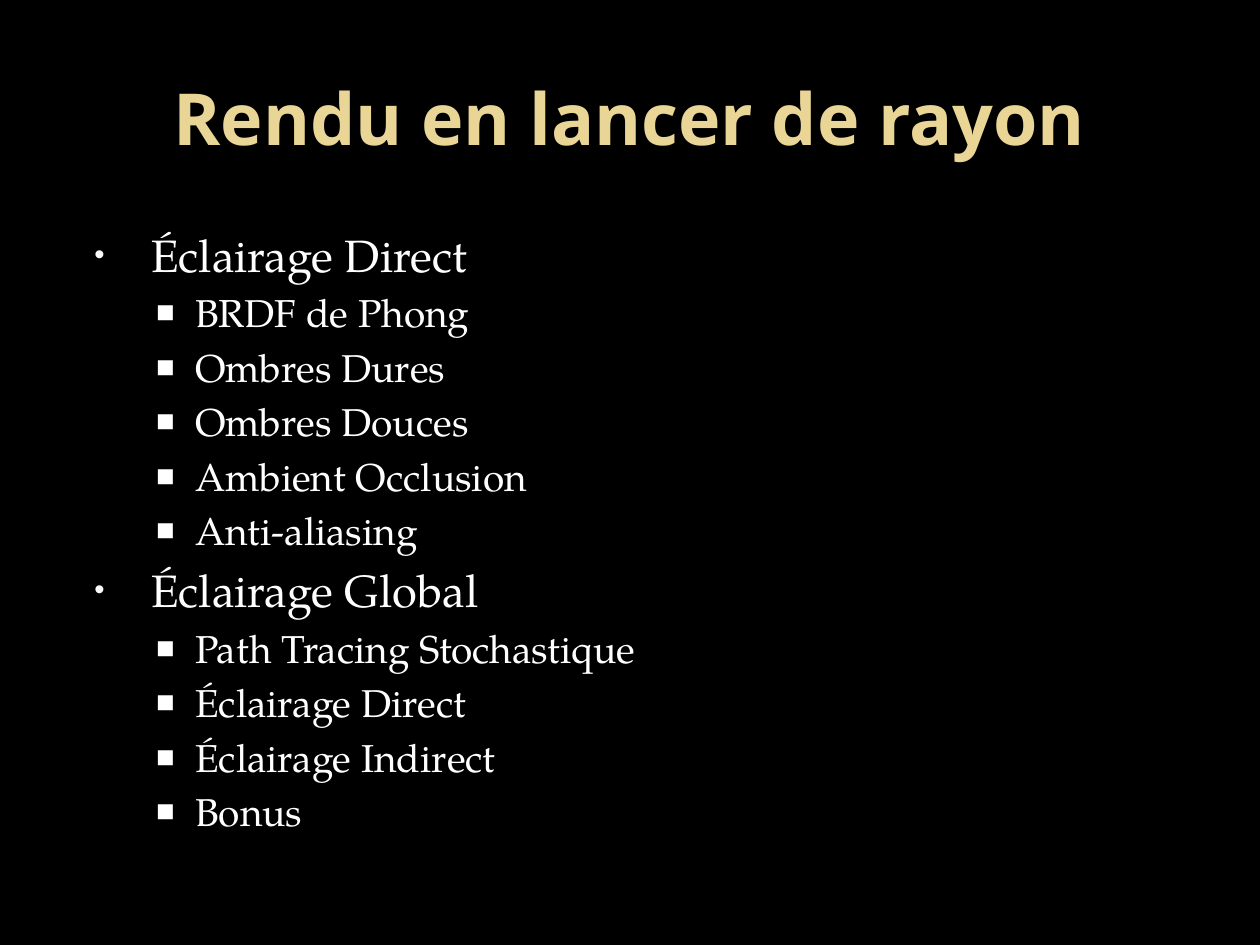
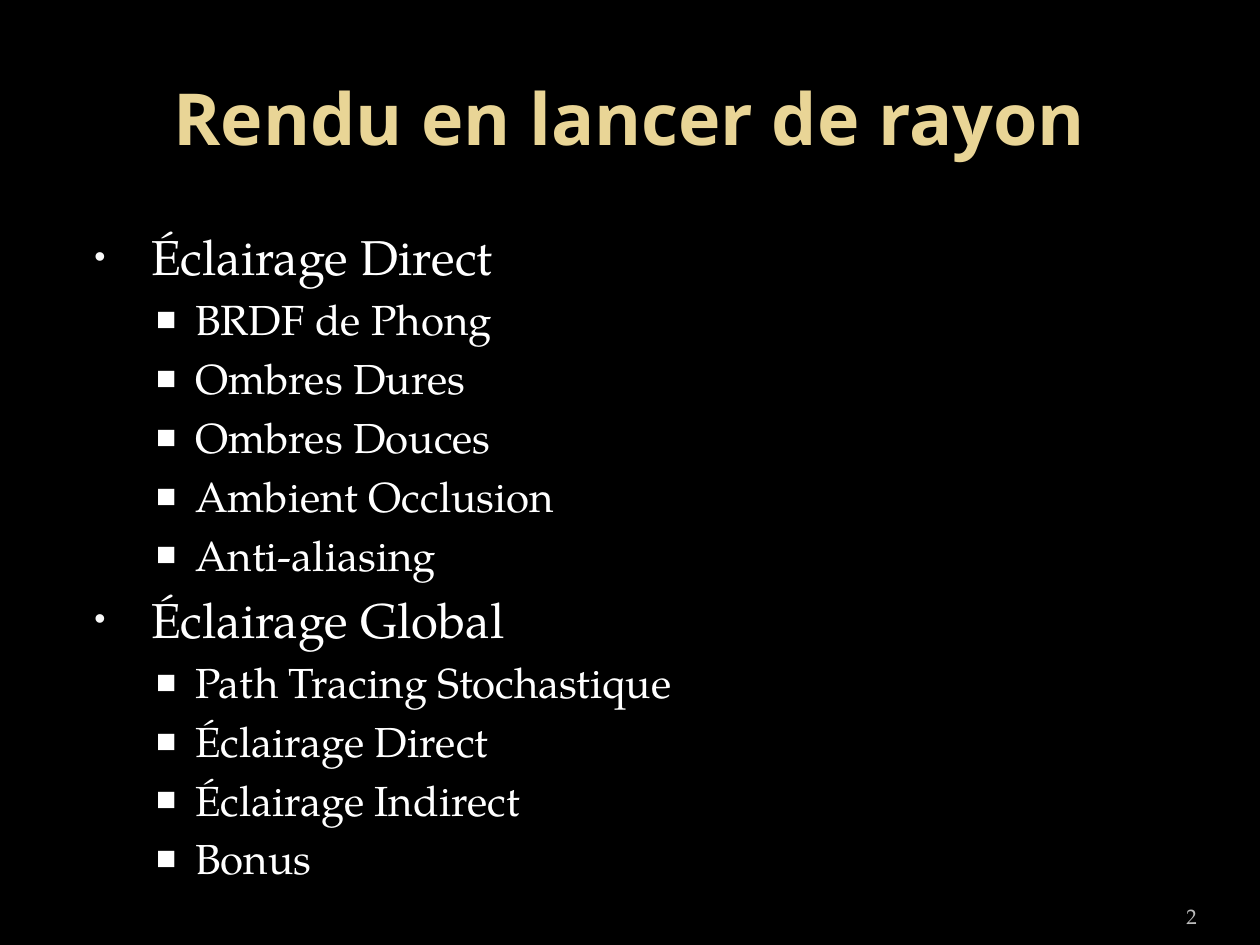
Before and after one commit to ArnaudDouceur/3D-Ray-Tracing-Engine, a slide deck: slide 2 of Soutenance 3D/infsi350_douceur_ross.pptx. Drawn at 1260x945 pixels with LibreOffice and Linux fonts; fonts in the diff are those of the drawing. Boxes give left, top, right and bottom in pixels: in the first picture for what was removed or moved away, otherwise in the second. Text is boxed around its words. In the diff, an @@ line names an element or a change of style, - is before the commit and + after.

```diff
--- a/Soutenance 3D/infsi350_douceur_ross.pptx
+++ b/Soutenance 3D/infsi350_douceur_ross.pptx
@@ text "Éclairage Direct" at [151,231,671,875]: size 25.9 to 28 pt in "Éclairage Direct", "Éclairage Global"; size 22.2 to 24 pt in "BRDF de Phong", "Ombres Dures", "Ombres Douces", "Ambient Occlusion" and 5 more places @@
@@ page number added at [1186,909,1196,924], 12 pt, text #BDBDBD @@
+2
```
Also in this commit, not shown: 11 other slides changed, 2 slides removed.
